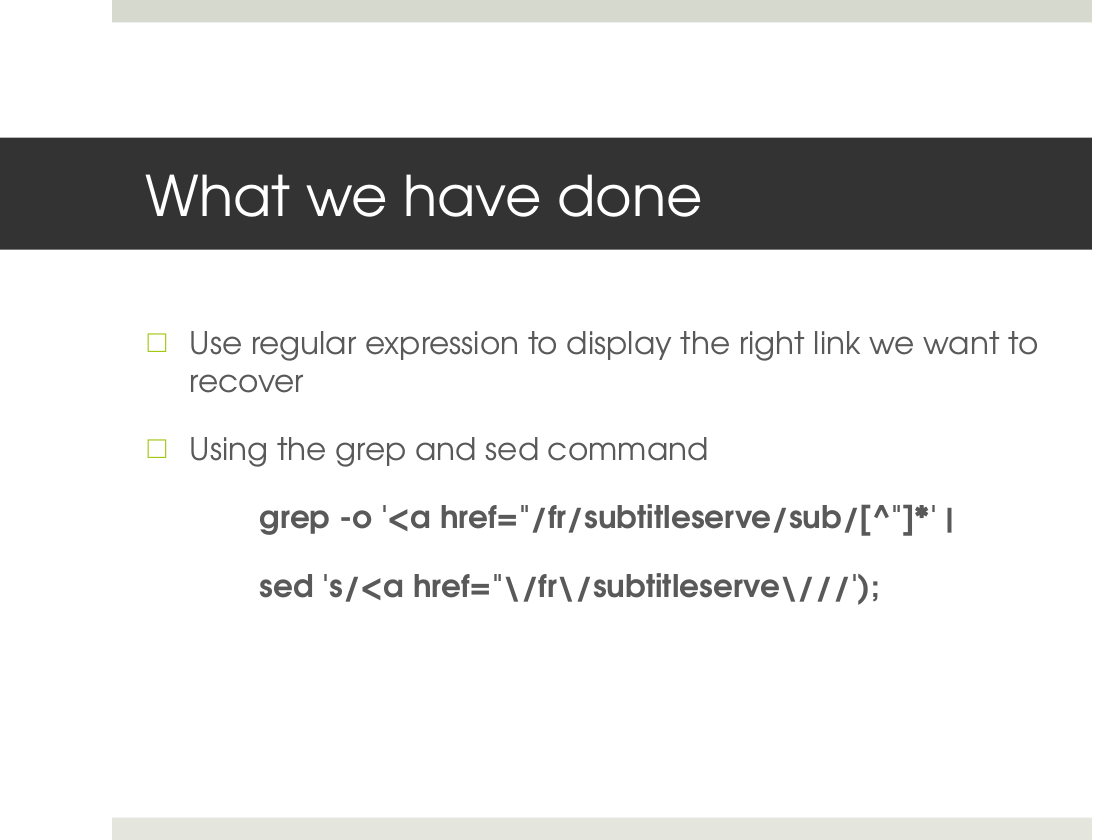
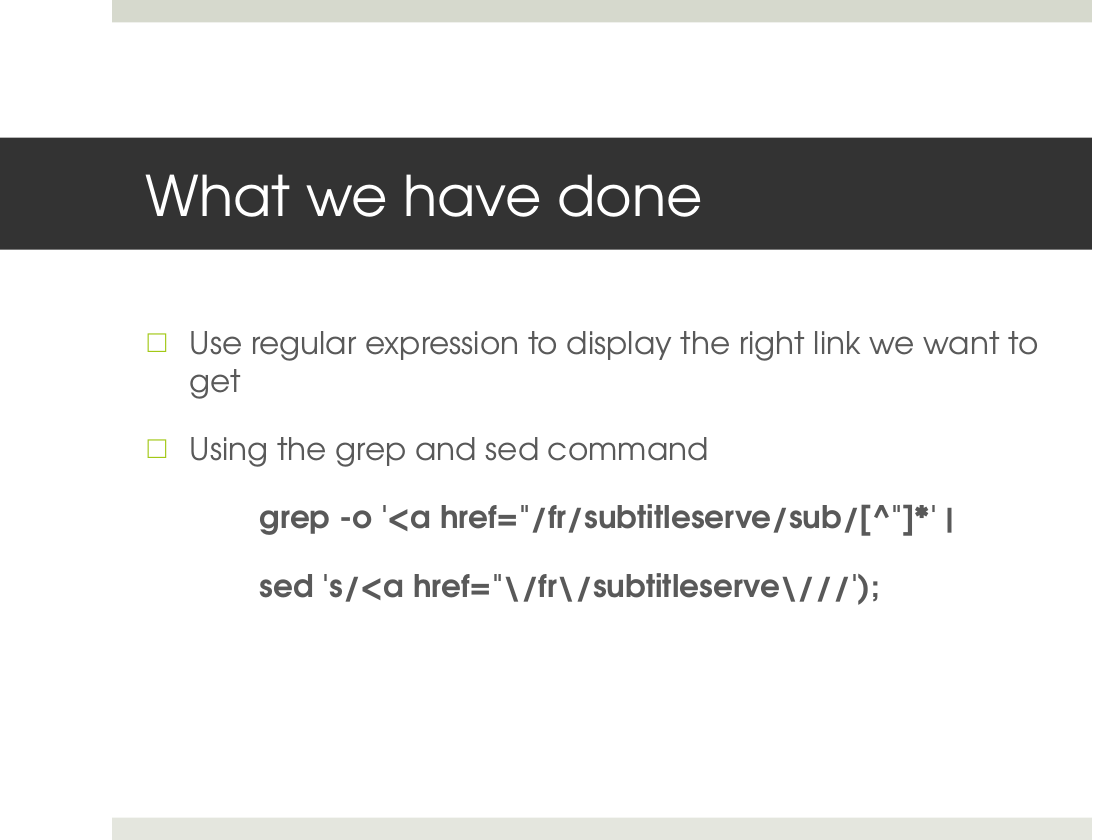
Before and after one commit to kiago/isepse2014, a slide deck: slide 2 of projects/subtitles/Subtitles 2605.pptx. Drawn at 1120x840 pixels with LibreOffice and Linux fonts; fonts in the diff are those of the drawing. Boxes give left, top, right and bottom in pixels: in the first picture for what was removed or moved away, otherwise in the second. Text is boxed around its words. In the diff, an @@ line names an element or a change of style, - is before the commit and + after.

```diff
--- a/projects/subtitles/Subtitles 2605.pptx
+++ b/projects/subtitles/Subtitles 2605.pptx
@@ text at (x1=190, y1=331, x2=1038, y2=399): text changed @@
-□ Use regular expression to display the right link we want to recover
+□ Use regular expression to display the right link we want to get
```
Also in this commit, not shown: 1 other slide changed.
